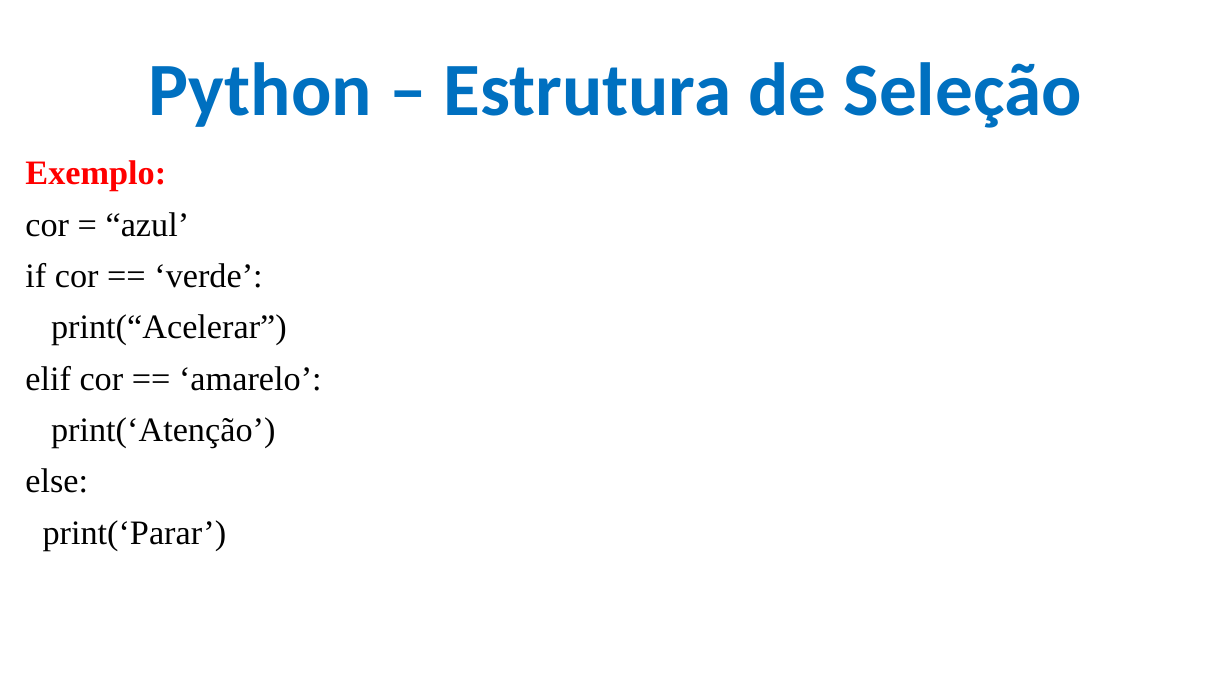
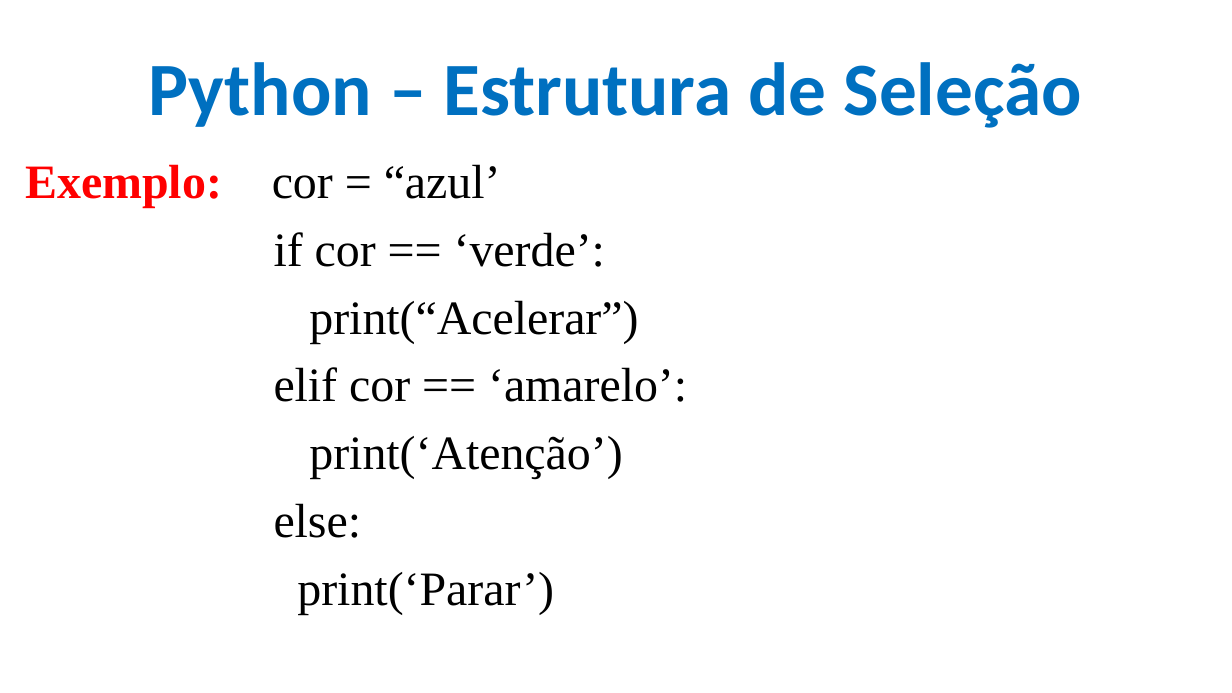
Before and after one commit to CloudEducationBrazil/WydenPythonParadigmas, a slide deck: slide 27 of 01 Classes/Aula 04 05 06 Programação Python.pptx. Drawn at 1232x693 pixels with LibreOffice and Linux fonts; fonts in the diff are those of the drawing; background and template pictures are left out. Boxes give left, top, right and bottom in pixels: in the first picture for what was removed or moved away, otherwise in the second. Text is boxed around its words. In the diff, an @@ line names an element or a change of style, - is before the commit and + after.

```diff
--- a/01 Classes/Aula 04 05 06 Programação Python.pptx
+++ b/01 Classes/Aula 04 05 06 Programação Python.pptx
@@ text at box(25, 164, 501, 208): text changed; size 20 to 28 pt @@
-Exemplo:
-cor = “azul’
+Exemplo: cor = “azul’
@@ text at box(274, 232, 687, 615): size 20 to 28 pt in "if cor == ‘verde’:", "print(“Acelerar”)", "elif cor == ‘amarelo’:", "print(‘Atenção’)" and 2 more places; list level 1 to 5 in "if cor == ‘verde’:"; list level 1 to 5 in "print(“Acelerar”)"; list level 1 to 5 in "elif cor == ‘amarelo’:"; list level 1 to 5 in "print(‘Atenção’)"; list level 1 to 5 in "else:"; list level 1 to 5 in "print(‘Parar’)" @@
```
Also in this commit, not shown: 15 other slides changed, 2 other files.
